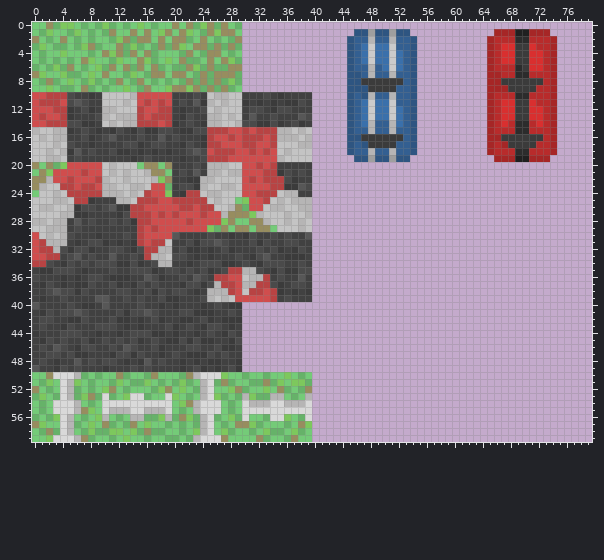
File history of a sprite sheet, app/src/main/res/drawable/graphics.png. The picture above was drawn from the file before the commit.
The file is 80x60 pixels. Colours within 5 levels of each other are drawn and written as one.
And afterwards:
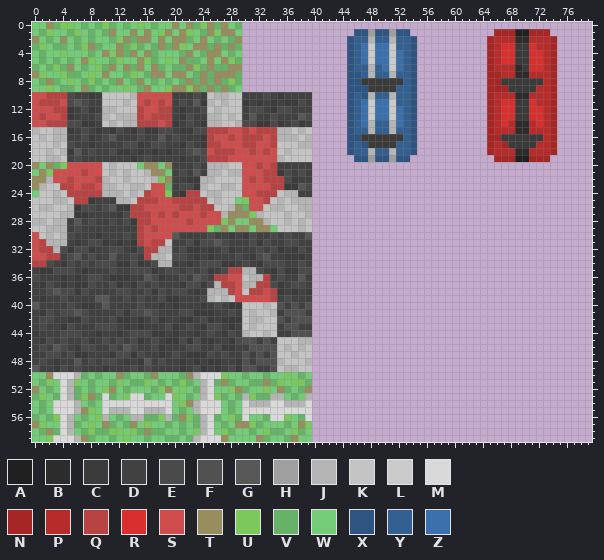
Palette (. is transparent): A #202020  B #2c2c2c  C #3b3b3b  D #414141  E #4a4a4a  F #515151  G #575757  H #9f9f9f  J #b6b5b5  K #c4c4c4  L #cbcbcb  M #d9d9d9  N #a62626  P #b82b2b  Q #b84343  R #d92f2f  S #d04d4d  T #978d5f  U #7dc85d  V #66b269  W #74cb78  X #2e5581  Y #335f91  Z #3a70ab
Edits made:
The edit adds colour D in row 40 at x 36 and 38; in row 41 at x 35 and 39; in row 42 at x 36; in row 43 at x 35 and 38 to 39; in row 44 at x 35 to 36; in row 45 at x 32 and 34.
The edit adds colour D in row 46 at x 30; in row 47 at x 31 and 33; in row 48 at x 31; in row 49 at x 32 to 33.
The edit adds colour F in row 40 at x 35, 37 and 39; in row 41 at x 36 to 38; in row 42 at x 35 and 37 to 39; in row 43 at x 36 to 37; in row 44 at x 37 to 39; in row 45 at x 30 to 31 and 33.
The edit adds colour F in row 46 at x 31 to 34; in row 47 at x 30, 32 and 34; in row 48 at x 30 and 32 to 34; in row 49 at x 30 to 31 and 34.
The edit adds colour J in row 40 at x 33; in row 41 at x 31 and 34; in row 42 at x 31 to 32; in row 43 at x 31; in row 44 at x 30 and 33; in row 45 at x 38 to 39.
The edit adds colour J in row 46 at x 36 and 38; in row 47 at x 37; in row 48 at x 35 and 39; in row 49 at x 36 to 37.
The edit adds colour K in row 40 at x 30 to 32 and 34; in row 41 at x 30 and 32 to 33; in row 42 at x 30 and 33 to 34; in row 43 at x 30 and 32 to 34; in row 44 at x 31 to 32 and 34; in row 45 at x 35 to 37.
The edit adds colour K in row 46 at x 35, 37 and 39; in row 47 at x 35 to 36 and 38 to 39; in row 48 at x 36 to 38; in row 49 at x 35 and 38 to 39.
Boxes around the changes in both pictures, in picture pixels (x1, y1, x2, y2):
added: (242, 302, 312, 372)
